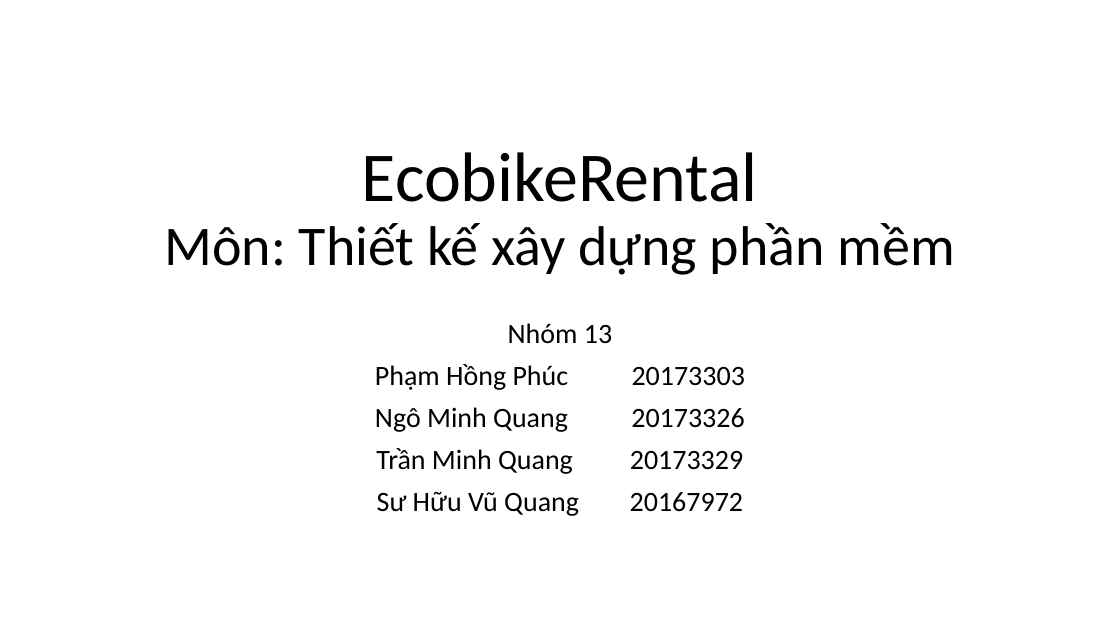
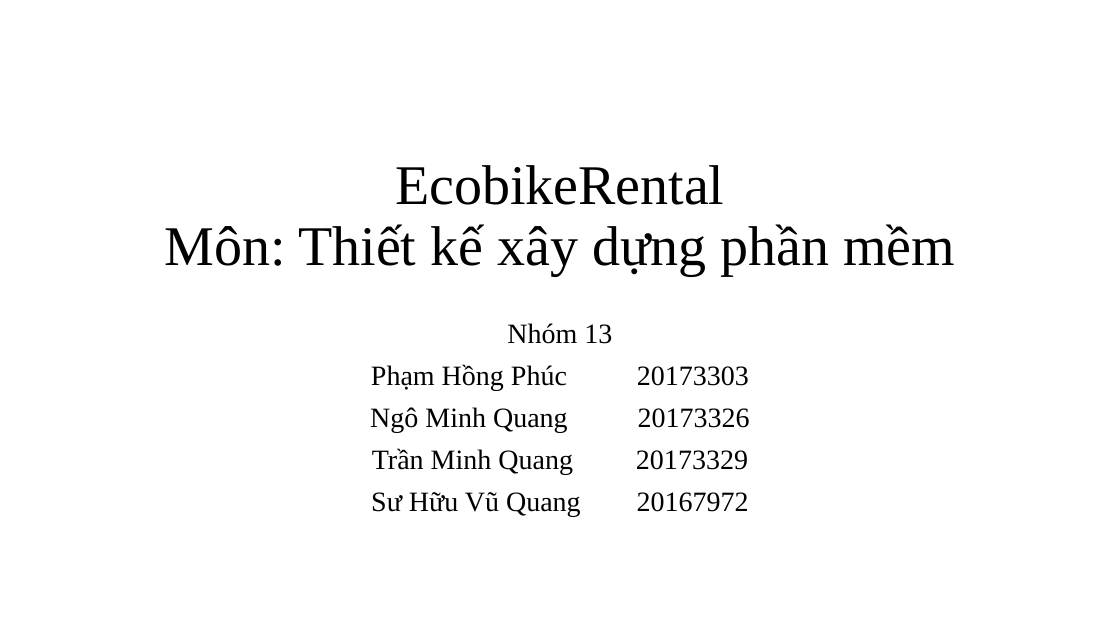
Before and after one commit to phamhongphuc1999/TKXDPM.20201-13, a slide deck: slide 1 of FinalProject/Design/Slide.pptx. Drawn at 1120x630 pixels with LibreOffice and Linux fonts; fonts in the diff are those of the drawing. Boxes give left, top, right and bottom in pixels: in the first picture for what was removed or moved away, otherwise in the second. Text is boxed around its words. In the diff, an @@ line names an element or a change of style, - is before the commit and + after.

```diff
--- a/FinalProject/Design/Slide.pptx
+++ b/FinalProject/Design/Slide.pptx
@@ title "EcobikeRental Môn: Thiết kế xây ..." at bbox=[164, 165, 955, 275]: size 60 to 48 pt in "EcobikeRental"; font Calibri to Times New Roman @@
@@ subtitle "Nhóm 13" at bbox=[370, 323, 749, 516]: font Calibri to Times New Roman @@
```
Also in this commit, not shown: 3 other slides changed, 6 slides added, 5 slides removed.
